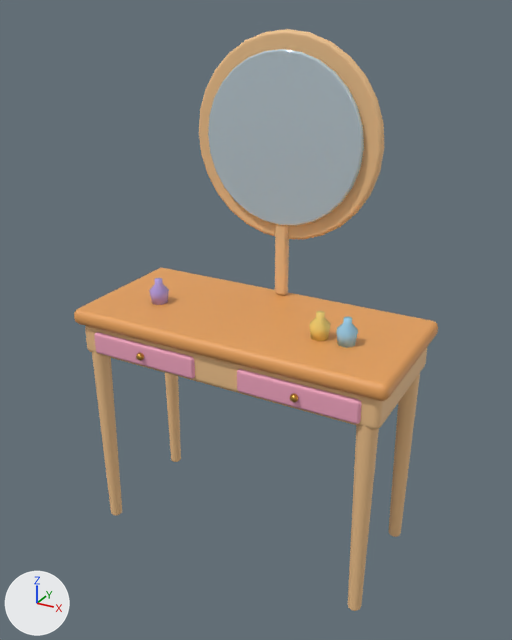
The glTF model assets/custom/models/vanity-table.glb as it was, and as the next commit left it.
One viewpoint serves both versions: a 50 mm camera at (0.944, -1.693, 1.602) aimed at (0.015, -0.004, 0.758). The axes (+X, +Y, +Z) are drawn at lower left. The lights are the same throughout. The first picture is the older version. Vertices at exactly the same position are counted once.

In view in the first picture: 'vanity-table'.
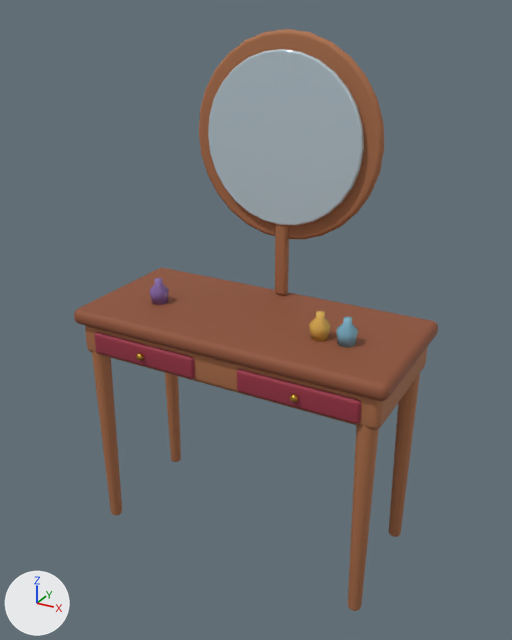
Pixel boxes (x1, y1, x2, y2) of what changed, in the pictures (512 x 640 px):
'vanity-table', recoloured, surface changed (darker): (74, 29, 438, 611) in both
part 1 of me_vanity_table, recoloured: (85, 29, 427, 611) in both
part 2 of me_vanity_table, recoloured (darker): (74, 268, 438, 401) in both
part 3 of me_vanity_table, recoloured (darker): (94, 332, 362, 424) in both
part 4 of me_vanity_table, recoloured (darker): (336, 317, 358, 348) in both
part 5 of me_vanity_table, recoloured (darker): (309, 311, 331, 341) in both
part 6 of me_vanity_table, recoloured (darker): (149, 278, 169, 305) in both

What changed in the scene script:
```text
Change mat_vanity_glass:
    where n0 = _N.new('ShaderNodeBsdfPrincipled'); n0.name = 'Principled BSDF'
    remove n0.inputs[0].default_value = (0.723, 0.871, 0.956, 1.0)  # 'Base Color', pale blue #ddf0fa
    add n2 = _N.new('ShaderNodeMix'); n2.name = 'Mix'
    add n2.data_type = 'RGBA'
    add n2.blend_type = 'MULTIPLY'
    add n2.inputs[0].default_value = 1.0  # 'Factor'
    add n2.inputs[7].default_value = (0.723, 0.871, 0.956, 1.0)  # 'B', pale blue #ddf0fa
    add n3 = _N.new('ShaderNodeVertexColor'); n3.name = 'Color Attribute'
    add _L.new(n2.outputs[2], n0.inputs[0])  # 'Result' to 'Base Color'
    add _L.new(n3.outputs[0], n2.inputs[6])  # 'Color' to 'A'
Add mat_paint:
    mat_paint = bpy.data.materials.new('paint')
    mat_paint.use_nodes = True; mat_paint.node_tree.nodes.clear()
    _N = mat_paint.node_tree.nodes; _L = mat_paint.node_tree.links
    n0 = _N.new('ShaderNodeBsdfPrincipled'); n0.name = 'Principled BSDF'
    n0.inputs[2].default_value = 0.72  # 'Roughness'
    n1 = _N.new('ShaderNodeOutputMaterial'); n1.name = 'Material Output'
    n2 = _N.new('ShaderNodeVertexColor'); n2.name = 'Color Attribute'
    _L.new(n0.outputs[0], n1.inputs[0])  # 'BSDF' to 'Surface'
    _L.new(n2.outputs[0], n0.inputs[0])  # 'Color' to 'Base Color'
Add mat_paint_gloss:
    mat_paint_gloss = bpy.data.materials.new('paint-gloss')
    mat_paint_gloss.use_nodes = True; mat_paint_gloss.node_tree.nodes.clear()
    _N = mat_paint_gloss.node_tree.nodes; _L = mat_paint_gloss.node_tree.links
    n0 = _N.new('ShaderNodeBsdfPrincipled'); n0.name = 'Principled BSDF'
    n0.inputs[2].default_value = 0.25  # 'Roughness'
    n1 = _N.new('ShaderNodeOutputMaterial'); n1.name = 'Material Output'
    n2 = _N.new('ShaderNodeVertexColor'); n2.name = 'Color Attribute'
    _L.new(n0.outputs[0], n1.inputs[0])  # 'BSDF' to 'Surface'
    _L.new(n2.outputs[0], n0.inputs[0])  # 'Color' to 'Base Color'
Change me_vanity_table:
    where me_vanity_table.from_pydata(...)  # 1438 vertices, 2812 faces; spans x -0.5..0.5, y -0.24..0.23, z 0.0..1.55
    used by ob_vanity_table; location = (0.0, 0.0, 0.0)
    me_vanity_table part 1: 1444 faces spanning x -0.48..0.48, y -0.21..0.22, z 0.0..1.55 switch from mat_f_light (beige #f2c48d) to mat_paint
    me_vanity_table part 2: 188 faces spanning x -0.5..0.5, y -0.23..0.23, z 0.72..0.77 switch from mat_f_wood (orange #e8a25c) to mat_paint
    me_vanity_table part 3: 336 faces spanning x -0.43..0.43, y -0.22..-0.2, z 0.63..0.71 switch from mat_vanity_drawer (pink #f5a7c2) to mat_paint
    me_vanity_table part 4: 80 faces spanning x 0.29..0.35, y -0.08..-0.02, z 0.77..0.84 switch from mat_vanity_bottle_sky (blue #9dd4f2) to mat_paint_gloss
    me_vanity_table part 5: 80 faces spanning x 0.21..0.27, y -0.08..-0.02, z 0.77..0.84 switch from mat_vanity_bottle_butter (yellow #f6d774) to mat_paint_gloss
    me_vanity_table part 6: 80 faces spanning x -0.33..-0.27, y -0.08..-0.02, z 0.77..0.84 switch from mat_vanity_bottle_lilac (purple #b7a2ea) to mat_paint_gloss
```
